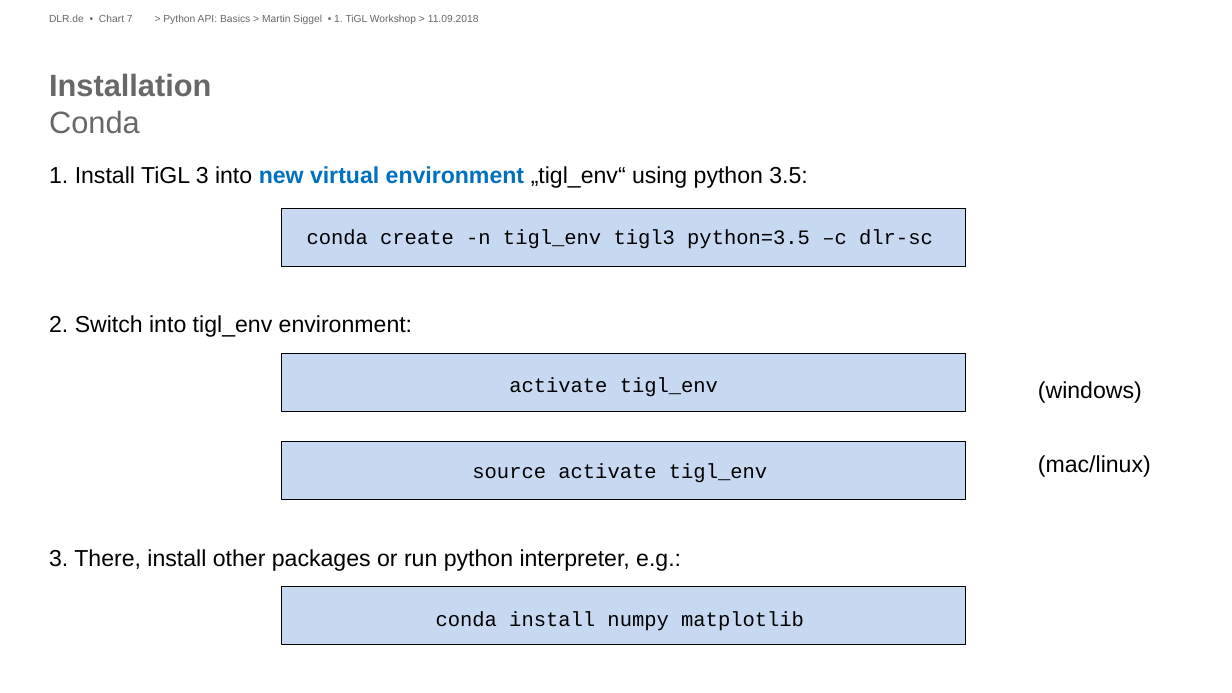
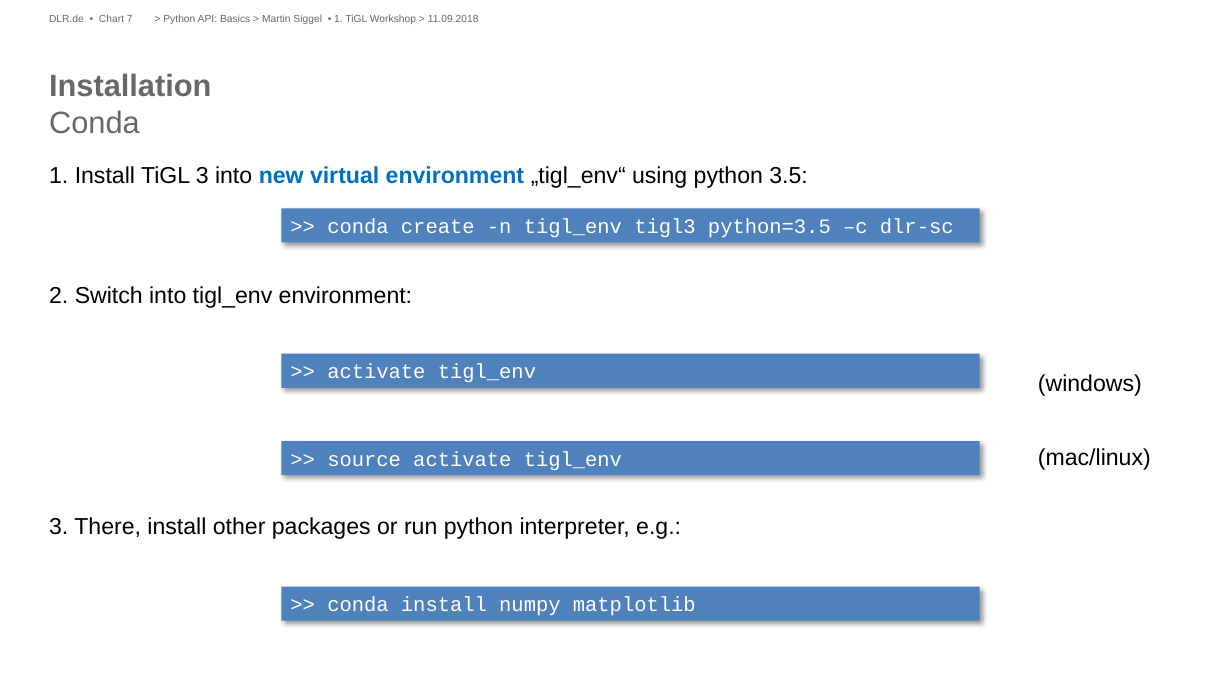
Before and after one commit to ganeshvivek/tigl-workshop, a slide deck: slide 7 of Presentations/Python API-Basics.pptx. Drawn at 1232x693 pixels with LibreOffice and Linux fonts; fonts in the diff are those of the drawing; background and template pictures are left out. Boxes give left, top, right and bottom in pixels: in the first picture for what was removed or moved away, otherwise in the second. Text is boxed around its words. In the diff, an @@ line names an element or a change of style, - is before the commit and + after.

Commit message:
Updated Python talks

```diff
--- a/Presentations/Python API-Basics.pptx
+++ b/Presentations/Python API-Basics.pptx
@@ text at box(49, 166, 807, 539): paragraph removed @@
-conda install numpy matplotlib
@@ fill #C6D9F1 to #4F81BD; outline #000000 0.75 pt to none; shadow on in 4 elements at box(282, 586, 980, 621), box(282, 441, 980, 475), box(282, 354, 980, 388), box(282, 208, 980, 242) @@
@@ rectangle ">> conda create -n tigl_env ...": place and size @@
-rectangle ">> conda create -n tigl_env ..." at box(282, 208, 965, 266)
+rectangle ">> conda create -n tigl_env ..." at box(282, 208, 980, 242)
@@ text at box(307, 229, 933, 249): paragraph removed @@
-conda create -n tigl_env tigl3 python=3.5 –c dlr-sc
@@ text in rectangle at box(327, 218, 954, 238): text added @@
+>> conda create -n tigl_env tigl3 python=3.5 –c dlr-sc
@@ rectangle ">> activate tigl_env": place and size @@
-rectangle ">> activate tigl_env" at box(282, 354, 965, 412)
+rectangle ">> activate tigl_env" at box(282, 354, 980, 388)
@@ text in rectangle at box(327, 364, 536, 382): text added @@
+>> activate tigl_env
@@ text at box(472, 378, 767, 483): paragraphs removed @@
-activate tigl_env
-source activate tigl_env
@@ text "(windows)": place and size @@
-text "(windows)" at box(1038, 381, 1142, 403)
+text "(windows)" at box(1038, 374, 1142, 396)
@@ rectangle ">> source activate tigl_env": place and size @@
-rectangle ">> source activate tigl_env" at box(282, 441, 965, 499)
+rectangle ">> source activate tigl_env" at box(282, 441, 980, 475)
@@ text "(mac/linux)": place and size @@
-text "(mac/linux)" at box(1038, 455, 1151, 477)
+text "(mac/linux)" at box(1038, 448, 1151, 470)
@@ text in rectangle at box(327, 451, 622, 470): text added @@
+>> source activate tigl_env
@@ rectangle ">> conda install numpy matplotlib": place and size @@
-rectangle ">> conda install numpy matplotlib" at box(282, 586, 965, 645)
+rectangle ">> conda install numpy matplotlib" at box(282, 586, 980, 621)
@@ text in rectangle at box(327, 597, 696, 616): text added @@
+>> conda install numpy matplotlib
```
Also in this commit, not shown: 12 other slides changed, 3 other files.
